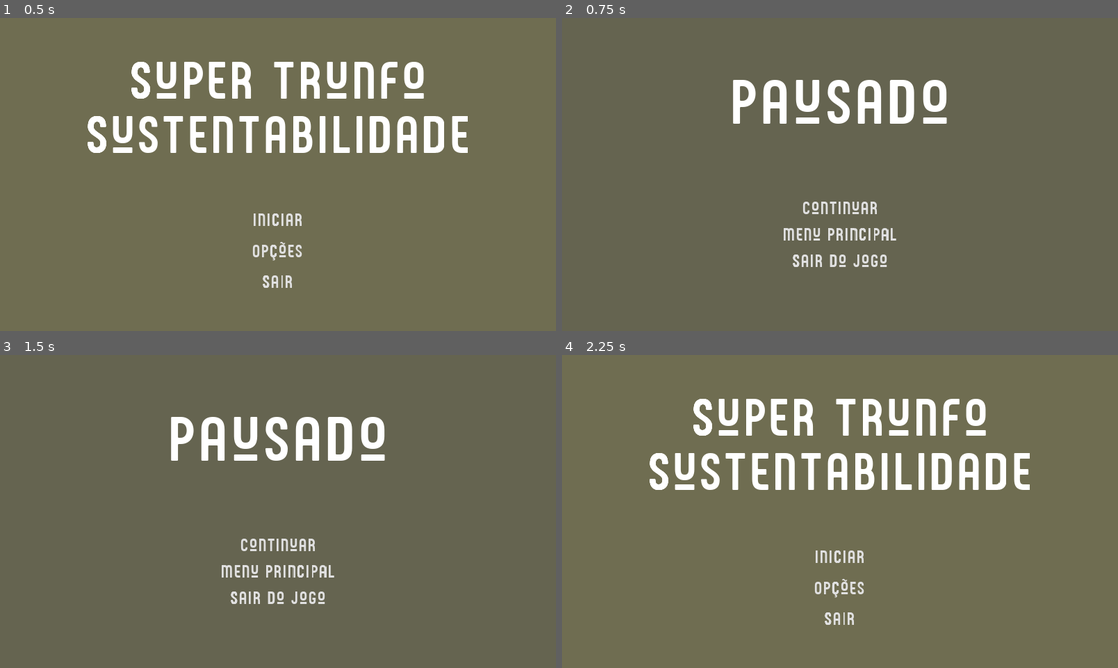
Above: before the commit, frames 1-4 (two rows, left to right).
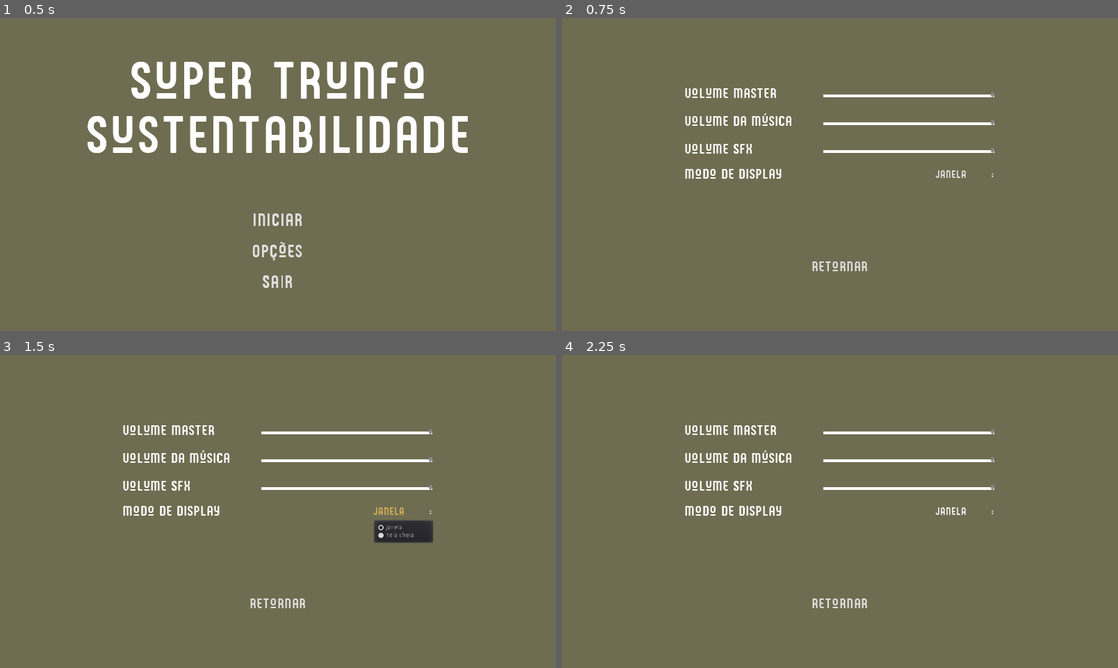
Above: after the commit, the same moments.

Repository: leleosilva/top-trumps-sustainability
Game: Godot game, scene res://scenes/MainMenu.tscn
Two runs of this game, one before a commit and one after it. Both use one fixed random seed, a clock stepped at 60 frames per second and the inputs below.
Inputs (mouse positions are in pixels of both pictures, inside the frame that each line leads up to):
- Up to frame 1 (0.5 s): no input
- Up to frame 2 (0.75 s): click "Opções" at 0.5 s
- Up to frame 3 (1.5 s): click (405, 511) at 1.25 s, where only the run after the commit has a clickable "Janela"
- Up to frame 4 (2.25 s): click (840, 574) at 2 s, where only the run before the commit has a clickable "Menu principal"

Frame 1 is identical in both runs. In frame 2, 5.3% of the frame differs, in the area x 22-78%, y 19-81%; in frame 3, 6.0%; in frame 4, 7.8%, in the area x 15-85%, y 14-87%.

Commit message:
Settings menu scene implemented

Diff:
--- /dev/null
+++ b/Loader/global_settings.gd
@@ -0,0 +1,20 @@
+extends Node
+
+func toggle_fullscreen(toggle):
+	OS.window_fullscreen = toggle
+	Save.game_data.fullscreen_on = toggle
+	Save.save_data()
+
+
+func update_master_vol(vol):
+	AudioServer.set_bus_volume_db(0, vol)
+	Save.game_data.master_vol = vol
+	Save.save_data()
+
+
+func update_music_vol(vol):
+	AudioServer.set_bus_volume_db(1, vol)
+
+
+func update_sfx_vol(vol):
+	AudioServer.set_bus_volume_db(2, vol)
--- /dev/null
+++ b/Loader/save.gd
@@ -0,0 +1,28 @@
+extends Node
+
+const SAVEFILE = "user://SAVEFILE.save"
+
+var game_data = {}
+
+func _ready():
+	load_data()
+
+func load_data():
+	var file = File.new()
+	if not file.file_exists(SAVEFILE):
+		game_data = {
+			"fullscreen_on": false,
+			"master_vol": 100,
+			"music_vol": 100,
+			"sfx_vol": 100,
+		}
+		save_data()
+	file.open(SAVEFILE, File.READ)
+	game_data = file.get_var()
+	file.close()
+
+func save_data():
+	var file = File.new()
+	file.open(SAVEFILE, File.WRITE)
+	file.store_var(game_data)
+	file.close()
--- a/project.godot
+++ b/project.godot
@@ -13,6 +13,11 @@
 config/name="super_trunfo"
 run/main_scene="res://scenes/MainMenu.tscn"
 config/icon="res://icon.png"
+
+[autoload]
+
+GlobalSettings="*res://Loader/global_settings.gd"
+Save="*res://Loader/save.gd"
 
 [display]
 
--- /dev/null
+++ b/scenes/SettingsMenu.tscn
@@ -0,0 +1,223 @@
+[gd_scene load_steps=17 format=2]
+
+[ext_resource path="res://fonts/godiva-reguler.ttf" type="DynamicFontData" id=1]
+[ext_resource path="res://scripts/SettingsMenu.gd" type="Script" id=2]
+
+[sub_resource type="DynamicFont" id=1]
+size = 32
+font_data = ExtResource( 1 )
+
+[sub_resource type="StyleBoxLine" id=9]
+content_margin_top = 0.0
+content_margin_bottom = 0.0
+color = Color( 1, 1, 1, 1 )
+grow_begin = -3.0
+grow_end = -3.0
+thickness = 6
+
+[sub_resource type="StyleBoxLine" id=8]
+content_margin_top = 0.0
+content_margin_bottom = 0.0
+color = Color( 1, 1, 1, 1 )
+grow_begin = -3.0
+grow_end = -3.0
+thickness = 6
+
+[sub_resource type="StyleBoxLine" id=7]
+content_margin_top = 0.0
+content_margin_bottom = 0.0
+color = Color( 1, 1, 1, 1 )
+grow_begin = -3.0
+grow_end = -3.0
+thickness = 6
+
+[sub_resource type="DynamicFont" id=2]
+size = 24
+font_data = ExtResource( 1 )
+
+[sub_resource type="StyleBoxEmpty" id=4]
+
+[sub_resource type="StyleBoxEmpty" id=5]
+
+[sub_resource type="StyleBoxEmpty" id=6]
+
+[sub_resource type="StyleBoxEmpty" id=3]
+
+[sub_resource type="DynamicFont" id=10]
+size = 32
+font_data = ExtResource( 1 )
+
+[sub_resource type="StyleBoxEmpty" id=11]
+
+[sub_resource type="StyleBoxEmpty" id=12]
+
+[sub_resource type="StyleBoxEmpty" id=13]
+
+[sub_resource type="StyleBoxEmpty" id=14]
+
+[node name="SettingsMenu" type="MarginContainer"]
+anchor_right = 1.0
+anchor_bottom = 1.0
+script = ExtResource( 2 )
+
+[node name="SettingsMenuBackground" type="ColorRect" parent="."]
+margin_right = 1280.0
+margin_bottom = 720.0
+color = Color( 0.439216, 0.431373, 0.321569, 1 )
+
+[node name="SettingsMenuVBox" type="VBoxContainer" parent="."]
+margin_right = 1280.0
+margin_bottom = 720.0
+
+[node name="Control" type="Control" parent="SettingsMenuVBox"]
+margin_right = 1280.0
+margin_bottom = 150.0
+rect_min_size = Vector2( 0, 150 )
+
+[node name="CenterSettings" type="CenterContainer" parent="SettingsMenuVBox"]
+margin_top = 154.0
+margin_right = 1280.0
+margin_bottom = 554.0
+size_flags_vertical = 0
+
+[node name="SettingsOrganizer" type="VBoxContainer" parent="SettingsMenuVBox/CenterSettings"]
+margin_left = 277.0
+margin_right = 1002.0
+margin_bottom = 400.0
+rect_min_size = Vector2( 600, 400 )
+custom_constants/separation = 20
+
+[node name="MasterVol" type="HBoxContainer" parent="SettingsMenuVBox/CenterSettings/SettingsOrganizer"]
+margin_right = 725.0
+margin_bottom = 44.0
+rect_min_size = Vector2( 500, 0 )
+custom_constants/separation = 70
+
+[node name="MasterVolLabel" type="Label" parent="SettingsMenuVBox/CenterSettings/SettingsOrganizer/MasterVol"]
+margin_top = 6.0
+margin_right = 215.0
+margin_bottom = 38.0
+custom_fonts/font = SubResource( 1 )
+text = "Volume master"
+valign = 1
+
+[node name="MasterSlider" type="HSlider" parent="SettingsMenuVBox/CenterSettings/SettingsOrganizer/MasterVol"]
+margin_left = 325.0
+margin_right = 725.0
+margin_bottom = 44.0
+rect_min_size = Vector2( 400, 44 )
+size_flags_horizontal = 10
+size_flags_vertical = 1
+custom_styles/slider = SubResource( 9 )
+value = 100.0
+rounded = true
+
+[node name="MusicVol" type="HBoxContainer" parent="SettingsMenuVBox/CenterSettings/SettingsOrganizer"]
+margin_top = 64.0
+margin_right = 725.0
+margin_bottom = 108.0
+rect_min_size = Vector2( 500, 0 )
+custom_constants/separation = 70
+
+[node name="MusicVolLabel" type="Label" parent="SettingsMenuVBox/CenterSettings/SettingsOrganizer/MusicVol"]
+margin_top = 6.0
+margin_right = 255.0
+margin_bottom = 38.0
+custom_fonts/font = SubResource( 1 )
+text = "Volume da música"
+valign = 1
+
+[node name="MusicSlider" type="HSlider" parent="SettingsMenuVBox/CenterSettings/SettingsOrganizer/MusicVol"]
+margin_left = 325.0
+margin_right = 725.0
+margin_bottom = 44.0
+rect_min_size = Vector2( 400, 44 )
+size_flags_horizontal = 10
+size_flags_vertical = 1
+custom_styles/slider = SubResource( 8 )
+value = 100.0
+rounded = true
+
+[node name="SFXVol" type="HBoxContainer" parent="SettingsMenuVBox/CenterSettings/SettingsOrganizer"]
+margin_top = 128.0
+margin_right = 725.0
+margin_bottom = 172.0
+rect_min_size = Vector2( 500, 0 )
+custom_constants/separation = 70
+
+[node name="SFXVolLabel" type="Label" parent="SettingsMenuVBox/CenterSettings/SettingsOrganizer/SFXVol"]
+margin_top = 6.0
+margin_right = 159.0
+margin_bottom = 38.0
+custom_fonts/font = SubResource( 1 )
+text = "Volume SFX"
+valign = 1
+
+[node name="SFXSlider" type="HSlider" parent="SettingsMenuVBox/CenterSettings/SettingsOrganizer/SFXVol"]
+margin_left = 325.0
+margin_right = 725.0
+margin_bottom = 44.0
+rect_min_size = Vector2( 400, 44 )
+size_flags_horizontal = 10
+size_flags_vertical = 1
+custom_styles/slider = SubResource( 7 )
+value = 100.0
+rounded = true
+
+[node name="DisplayMode" type="HBoxContainer" parent="SettingsMenuVBox/CenterSettings/SettingsOrganizer"]
+margin_top = 192.0
+margin_right = 725.0
+margin_bottom = 224.0
+rect_min_size = Vector2( 500, 0 )
+custom_constants/separation = 70
+
+[node name="DisplayModeLabel" type="Label" parent="SettingsMenuVBox/CenterSettings/SettingsOrganizer/DisplayMode"]
+margin_right = 229.0
+margin_bottom = 32.0
+custom_fonts/font = SubResource( 1 )
+text = "Modo de display"
+valign = 1
+
+[node name="DisplayModeOption" type="OptionButton" parent="SettingsMenuVBox/CenterSettings/SettingsOrganizer/DisplayMode"]
+margin_left = 585.0
+margin_right = 725.0
+margin_bottom = 32.0
+rect_min_size = Vector2( 140, 0 )
+size_flags_horizontal = 10
+custom_colors/font_color_hover = Color( 0.952941, 0.796078, 0.423529, 1 )
+custom_colors/font_color_pressed = Color( 0.831373, 0.686275, 0.345098, 1 )
+custom_fonts/font = SubResource( 2 )
+custom_styles/hover = SubResource( 4 )
+custom_styles/pressed = SubResource( 5 )
+custom_styles/focus = SubResource( 6 )
+custom_styles/normal = SubResource( 3 )
+text = "Janela"
+items = [ "Janela", null, false, 0, null, "Tela cheia", null, false, 1, null ]
+selected = 0
+
+[node name="ReturnButtonMargin" type="MarginContainer" parent="SettingsMenuVBox"]
+margin_top = 558.0
+margin_right = 1280.0
+margin_bottom = 690.0
+size_flags_vertical = 0
+custom_constants/margin_bottom = 100
+
+[node name="ReturnButton" type="Button" parent="SettingsMenuVBox/ReturnButtonMargin"]
+margin_left = 575.0
+margin_right = 704.0
+margin_bottom = 32.0
+size_flags_horizontal = 4
+custom_colors/font_color_hover = Color( 0.952941, 0.796078, 0.423529, 1 )
+custom_colors/font_color_pressed = Color( 0.831373, 0.686275, 0.345098, 1 )
+custom_fonts/font = SubResource( 10 )
+custom_styles/hover = SubResource( 11 )
+custom_styles/pressed = SubResource( 12 )
+custom_styles/focus = SubResource( 13 )
+custom_styles/normal = SubResource( 14 )
+text = "Retornar"
+
+[connection signal="value_changed" from="SettingsMenuVBox/CenterSettings/SettingsOrganizer/MasterVol/MasterSlider" to="." method="_on_MasterSlider_value_changed"]
+[connection signal="value_changed" from="SettingsMenuVBox/CenterSettings/SettingsOrganizer/MusicVol/MusicSlider" to="." method="_on_MusicSlider_value_changed"]
+[connection signal="value_changed" from="SettingsMenuVBox/CenterSettings/SettingsOrganizer/SFXVol/SFXSlider" to="." method="_on_SFXSlider_value_changed"]
+[connection signal="item_selected" from="SettingsMenuVBox/CenterSettings/SettingsOrganizer/DisplayMode/DisplayModeOption" to="." method="_on_DisplayModeOption_item_selected"]
+[connection signal="pressed" from="SettingsMenuVBox/ReturnButtonMargin/ReturnButton" to="." method="_on_ReturnButton_pressed"]
--- a/scripts/MainMenu.gd
+++ b/scripts/MainMenu.gd
@@ -1,19 +1,9 @@
 extends MarginContainer
-
-
-# Declare member variables here. Examples:
-# var a = 2
-# var b = "text"
-
 
 # Called when the node enters the scene tree for the first time.
 func _ready():
-	pass # Replace with function body.
+	GlobalSettings.toggle_fullscreen(Save.game_data.fullscreen_on)
 
-
-# Called every frame. 'delta' is the elapsed time since the previous frame.
-#func _process(delta):
-#	pass
 
 func _on_StartButton_pressed():
 	if get_tree().change_scene("res://scenes/StartGameMenu.tscn") != OK:
@@ -21,7 +11,7 @@
 
 
 func _on_OptionsButton_pressed():
-	if get_tree().change_scene("res://scenes/PauseMenu.tscn") != OK:
+	if get_tree().change_scene("res://scenes/SettingsMenu.tscn") != OK:
 		print("An unexpected error occured when trying to pause the game.")
 
 
--- /dev/null
+++ b/scripts/SettingsMenu.gd
@@ -0,0 +1,27 @@
+extends MarginContainer
+
+# Video Settings
+onready var display_options = $SettingsMenuVBox/CenterSettings/SettingsOrganizer/DisplayMode/DisplayModeOption
+
+# Audio Settings
+onready var master_slider = $SettingsMenuVBox/CenterSettings/SettingsOrganizer/MasterVol/MasterSlider
+onready var music_slider = $SettingsMenuVBox/CenterSettings/SettingsOrganizer/MusicVol/MusicSlider
+onready var sfx_slider = $SettingsMenuVBox/CenterSettings/SettingsOrganizer/SFXVol/SFXSlider
+
+func _ready():
+	display_options.select(1 if Save.game_data.fullscreen_on else 0)
+	GlobalSettings.toggle_fullscreen(Save.game_data.fullscreen_on)
+
+	master_slider.value = Save.game_data.master_vol
+
+func _on_ReturnButton_pressed():
+	if get_tree().change_scene("res://scenes/MainMenu.tscn") != OK:
+		print("An unexpected error occured when trying to return to the main menu.")
+
+
+func _on_MasterSlider_value_changed(value):
+	GlobalSettings.update_master_vol(value)
+
+
+func _on_DisplayModeOption_item_selected(index):
+	GlobalSettings.toggle_fullscreen(true if index == 1 else false)
--- a/scripts/StartGameMenu.gd
+++ b/scripts/StartGameMenu.gd
@@ -1,29 +1,5 @@
 extends MarginContainer
-
-
-# Declare member variables here. Examples:
-# var a = 2
-# var b = "text"
-
-
-# Called when the node enters the scene tree for the first time.
-func _ready():
-	pass # Replace with function body.
-
-
-# Called every frame. 'delta' is the elapsed time since the previous frame.
-#func _process(delta):
-#	pass
-
 
 func _on_ReturnButton_pressed():
 	if get_tree().change_scene("res://scenes/MainMenu.tscn") != OK:
 		print("An unexpected error occured when trying to return to the main menu.")
-
-
-func _on_DecreasePlayersButton_pressed():
-	pass # Replace with function body.
-
-
-func _on_IncreasePlayersButton_pressed():
-	pass # Replace with function body.
